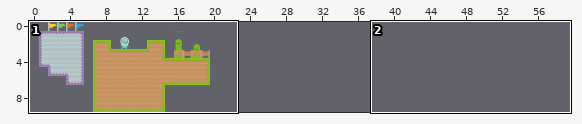
Level history. Tiled map: android/assets/test.tmx. Above, an overview of the earlier version with the close-up marked.
Close-up. As it was:
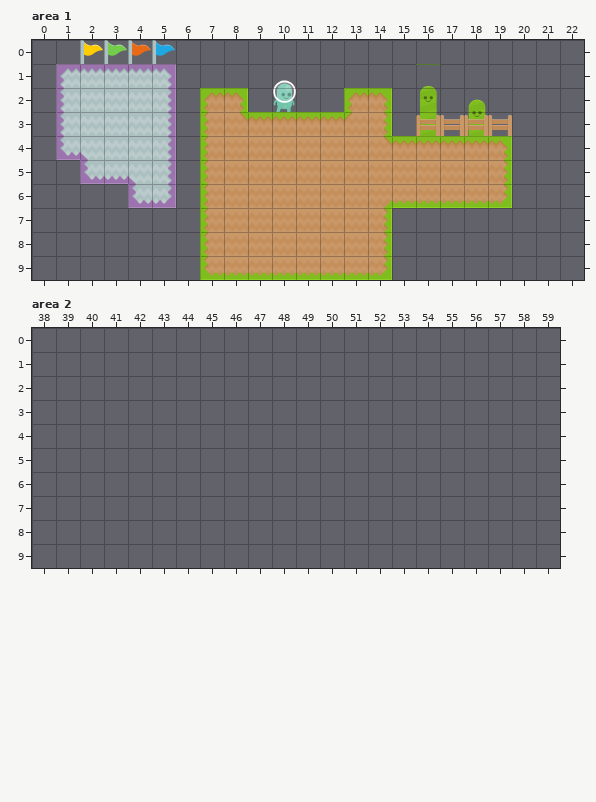
Cells are 70x70 px. Shown: area 1 x 0..22, y 0..9; area 2 x 38..59, y 0..9. The commit also changed other parts of the map, which this record leaves out. The old version is drawn lined up with the new one.
The result:
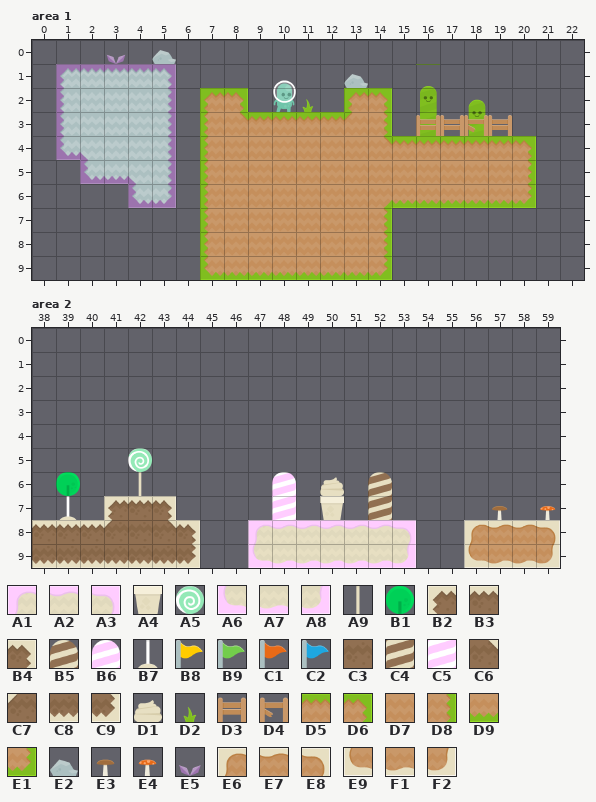
Key: from "new-tiles": A1 33, A2 34, A3 35, A4 44, A5 77, A6 91, A7 92, A8 93, A9 106, B1 107, B2 120, B3 121, B4 122, B5 132, B6 133, B7 136, B8 138, B9 139, C1 140, C2 141, C3 150, C4 161, C5 162, C6 176, C7 177, C8 179, C9 180, D1 191, D2 365, D3 366, D4 367, D5 382, D6 383, D7 411, D8 412, D9 440, E1 441, E2 452, E3 453, E4 454, E5 456, E6 555, E7 556, E8 557, E9 613, F1 614, F2 615.
__ is an empty cell.
Change:
{"change": "map size 20x10 -> 60x10 cells"}
{"where": "layer \"world-back\", area 1"}
{"y":0,"x":3,"old":"__","new":"E5"}
{"y":0,"x":5,"old":"__","new":"E2"}
{"y":1,"x":13,"old":"__","new":"E2"}
{"y":2,"x":11,"old":"__","new":"D2"}
{"where": "layer \"col\", area 1"}
{"y":0,"x":2,"old":"B8 B9 C1 C2","new":"__ __ __ __"}
{"y":4,"x":19,"old":"D6 __","new":"D5 D6"}
{"y":5,"x":19,"old":"D8 __","new":"D7 D8"}
{"y":6,"x":19,"old":"E1 __","new":"D9 E1"}
{"where": "layer \"world-front\", area 1"}
{"y":3,"x":18,"old":"D3","new":"D4"}
{"where": "layer \"world-back\", area 2"}
{"y":5,"x":42,"old":"__","new":"A5"}
{"y":6,"x":39,"old":"__","new":"B1"}
{"y":6,"x":42,"old":"__","new":"A9"}
{"y":6,"x":48,"old":"__","new":"B6"}
{"y":6,"x":50,"old":"__","new":"D1"}
{"y":6,"x":52,"old":"__","new":"B5"}
{"y":7,"x":39,"old":"__","new":"B7"}
{"y":7,"x":48,"old":"__","new":"C5"}
{"y":7,"x":50,"old":"__","new":"A4"}
{"y":7,"x":52,"old":"__","new":"C4"}
{"y":7,"x":57,"old":"__","new":"E3"}
{"y":7,"x":59,"old":"__","new":"E4"}
{"where": "layer \"col\", area 2"}
{"y":7,"x":41,"old":"__ __ __","new":"B2 B3 B4"}
{"y":8,"x":38,"old":"__ __ __ __ __ __ __","new":"B3 B3 B3 C7 C3 C6 B4"}
{"y":8,"x":47,"old":"__ __ __ __ __ __ __","new":"A1 A2 A2 A2 A2 A2 A3"}
{"y":8,"x":56,"old":"__ __ __ __","new":"E6 E7 E7 E8"}
{"y":9,"x":38,"old":"__ __ __ __ __ __ __","new":"C8 C8 C8 C8 C8 C8 C9"}
{"y":9,"x":47,"old":"__ __ __ __ __ __ __","new":"A6 A7 A7 A7 A7 A7 A8"}
{"y":9,"x":56,"old":"__ __ __ __","new":"E9 F1 F1 F2"}
{"label":"changed","picture_box":[80,40,176,64]}
{"label":"added","picture_box":[344,74,368,88]}
{"label":"added","picture_box":[302,99,313,112]}
{"label":"changed","picture_box":[468,124,536,208]}
{"label":"added","picture_box":[32,448,200,568]}
{"label":"added","picture_box":[248,472,416,568]}
{"label":"added","picture_box":[464,506,560,568]}
